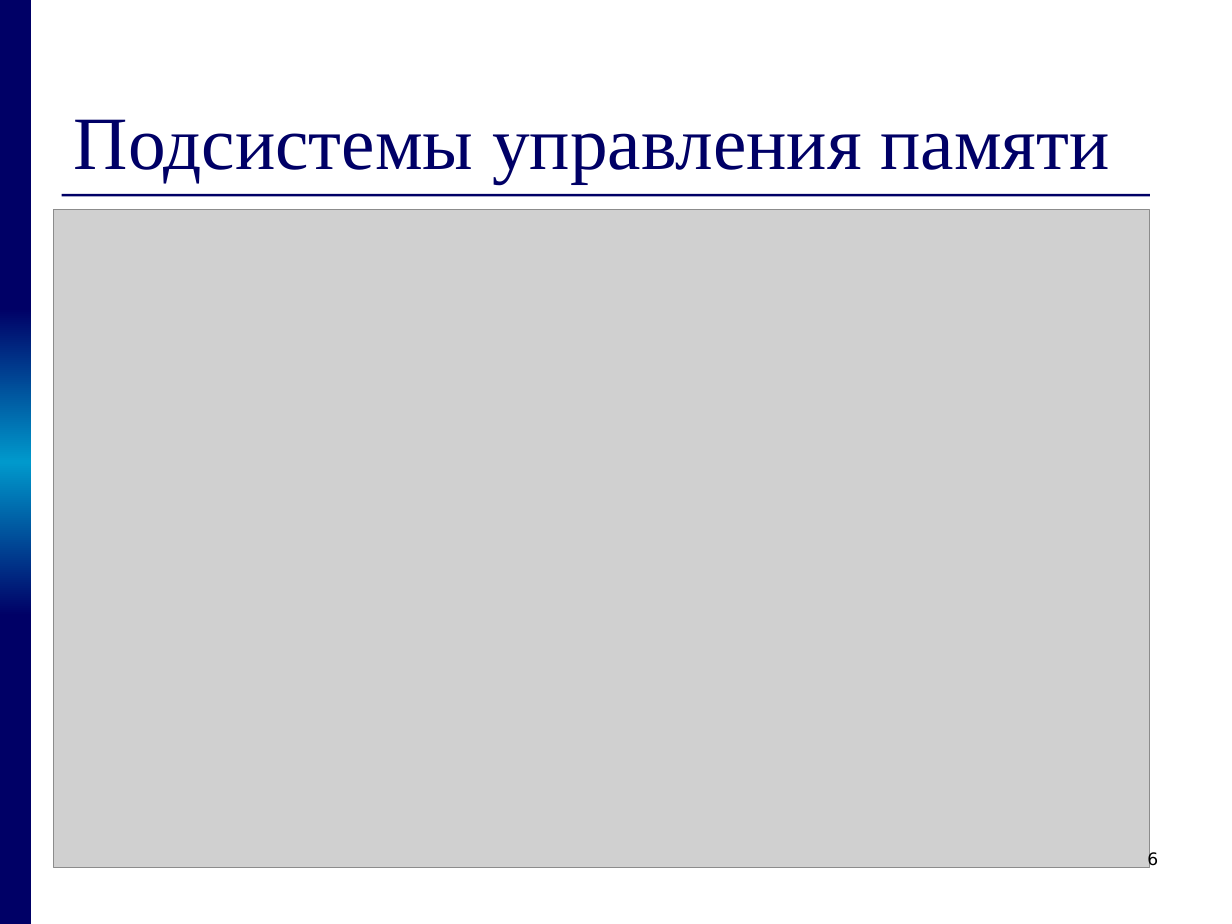
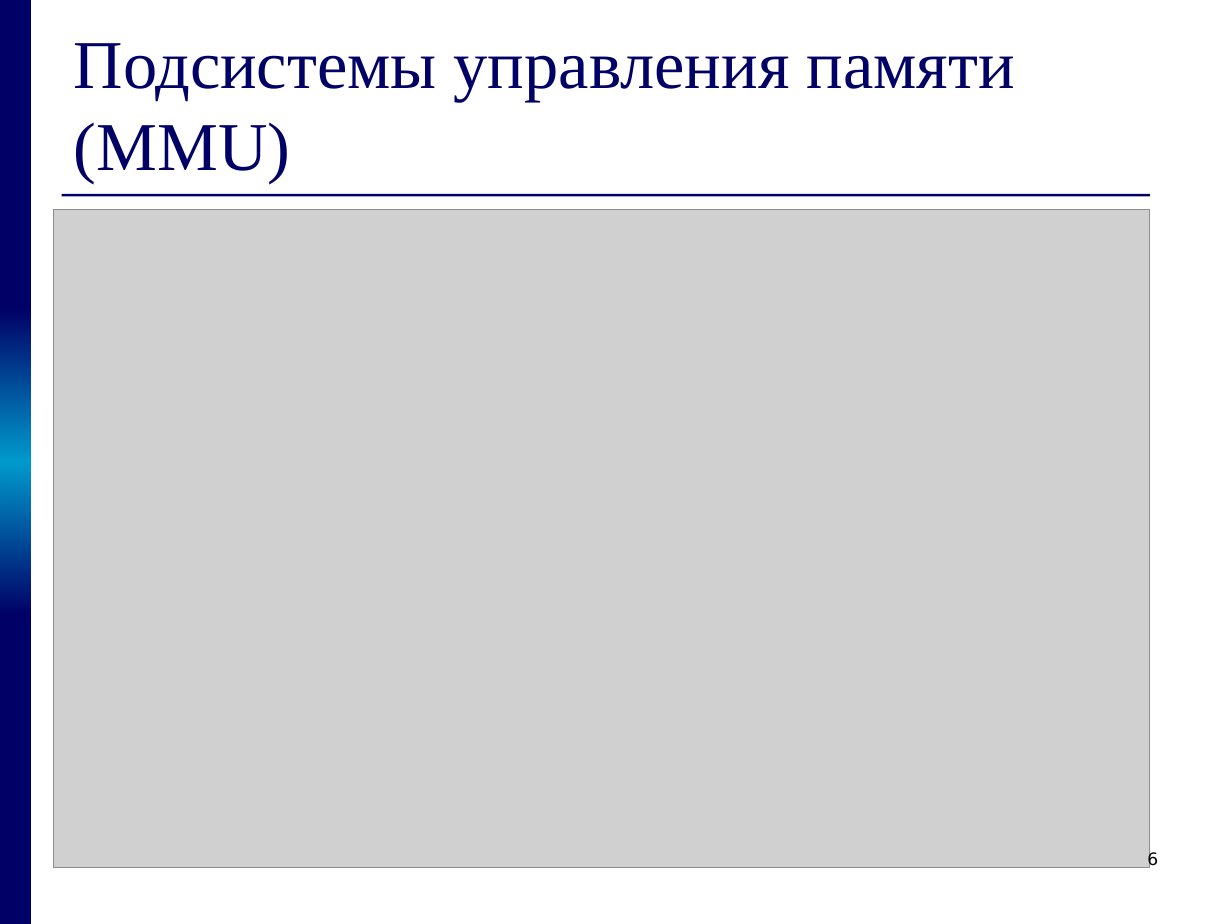
Before and after one commit to kornevgen/tesla-project, a slide deck: slide 6 of papers/THESIS/talks/pred/prethesis8.ppt. Drawn at 1232x924 pixels with LibreOffice and Linux fonts; fonts in the diff are those of the drawing; grey boxes stand for pictures. Boxes give left, top, right and bottom in pixels: in the first picture for what was removed or moved away, otherwise in the second. Text is boxed around its words. In the diff, an @@ line names an element or a change of style, - is before the commit and + after.

```diff
--- a/papers/THESIS/talks/pred/prethesis8.ppt
+++ b/papers/THESIS/talks/pred/prethesis8.ppt
@@ title at <box>74,43,1015,184</box>: text changed; size 44 to 40 pt @@
-Подсистемы управления памяти
+Подсистемы управления памяти (MMU)
```
Also in this commit, not shown: 7 other slides changed, 6 slides added, 1 other file.
